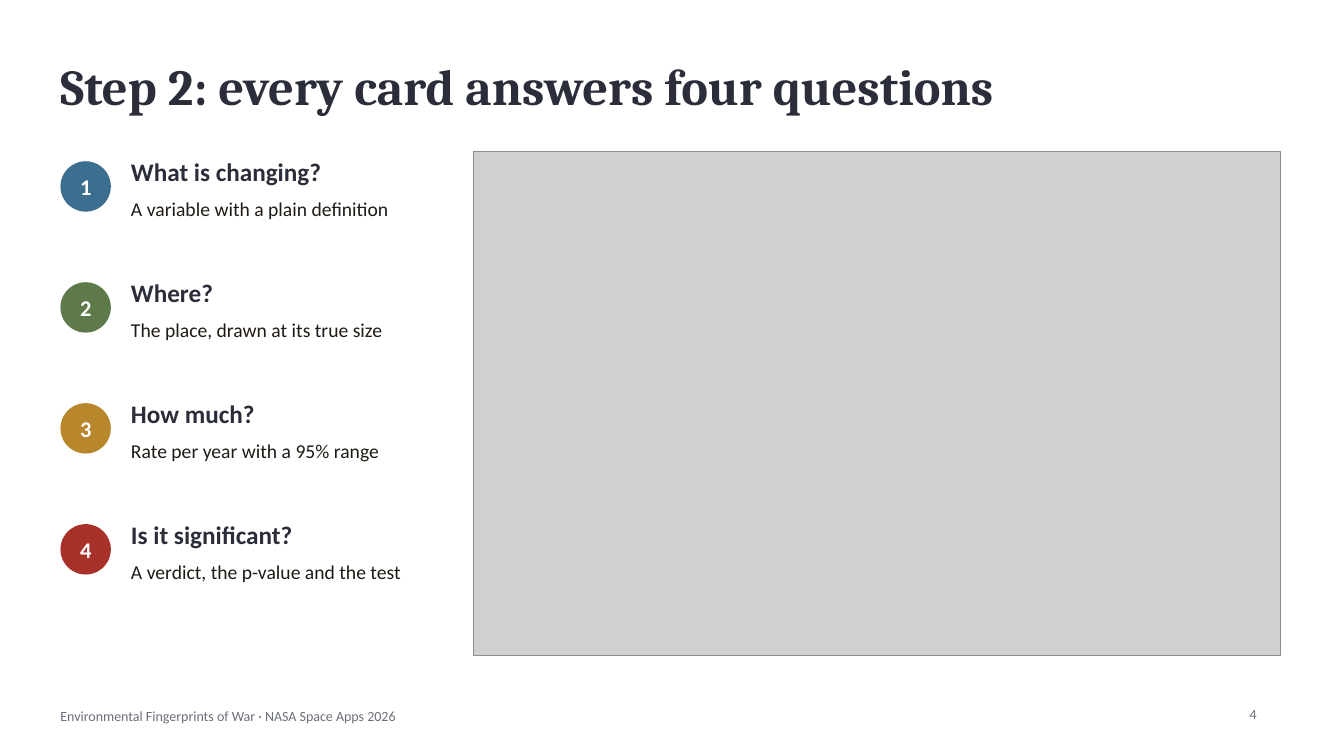
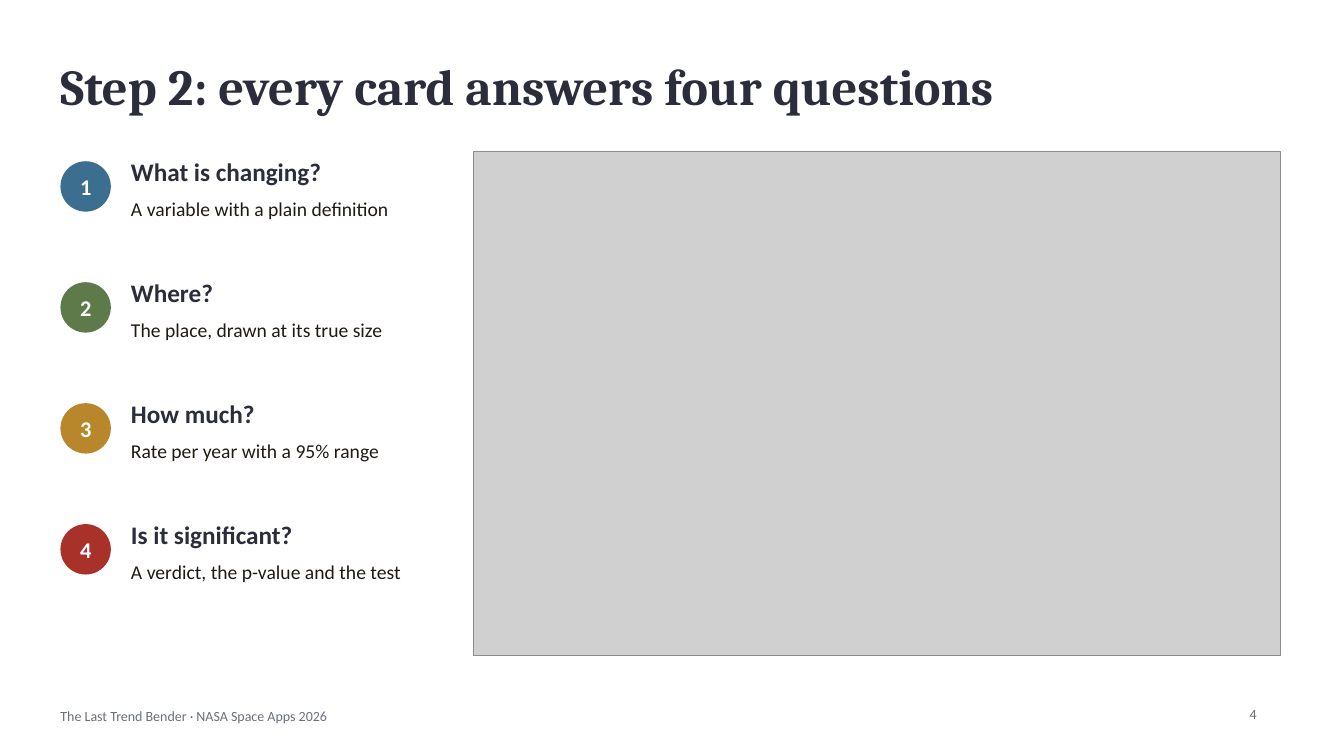
Before and after one commit to ghefarshalhoup/last-trend-bender, a slide deck: slide 4 of docs/submission/demo-deck.pptx. Drawn at 1344x756 pixels with LibreOffice and Linux fonts; fonts in the diff are those of the drawing; grey boxes stand for pictures. Boxes give left, top, right and bottom in pixels: in the first picture for what was removed or moved away, otherwise in the second. Text is boxed around its words. In the diff, an @@ line names an element or a change of style, - is before the commit and + after.

```diff
--- a/docs/submission/demo-deck.pptx
+++ b/docs/submission/demo-deck.pptx
@@ text at [60, 711, 327, 723]: text changed @@
-Environmental Fingerprints of War · NASA Space Apps 2026
+The Last Trend Bender · NASA Space Apps 2026
```
Also in this commit, not shown: 6 other slides changed, 27 other files.
